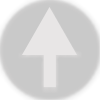
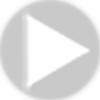
Revision of a layered (100, 100) image; what changed, layer by layer:
hid "new arrow up" over [22, 7, 77, 88]
hid "arrow up copy 2" over [19, 7, 82, 93]
showed "arrow right copy 3", painted on it over [21, 7, 91, 93]
